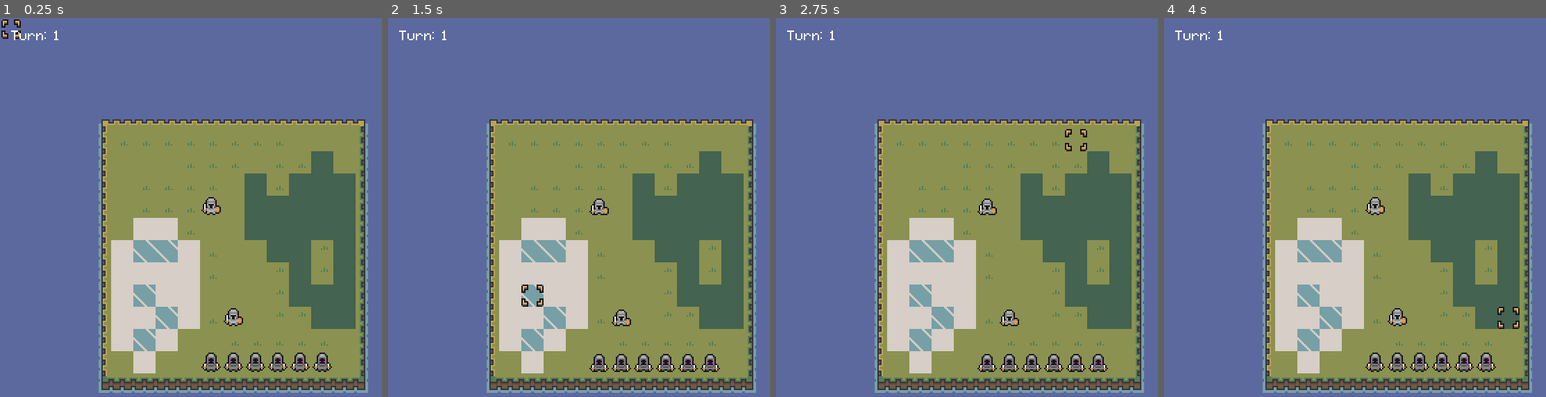
Above: before the commit, frames 1-4 (left to right).
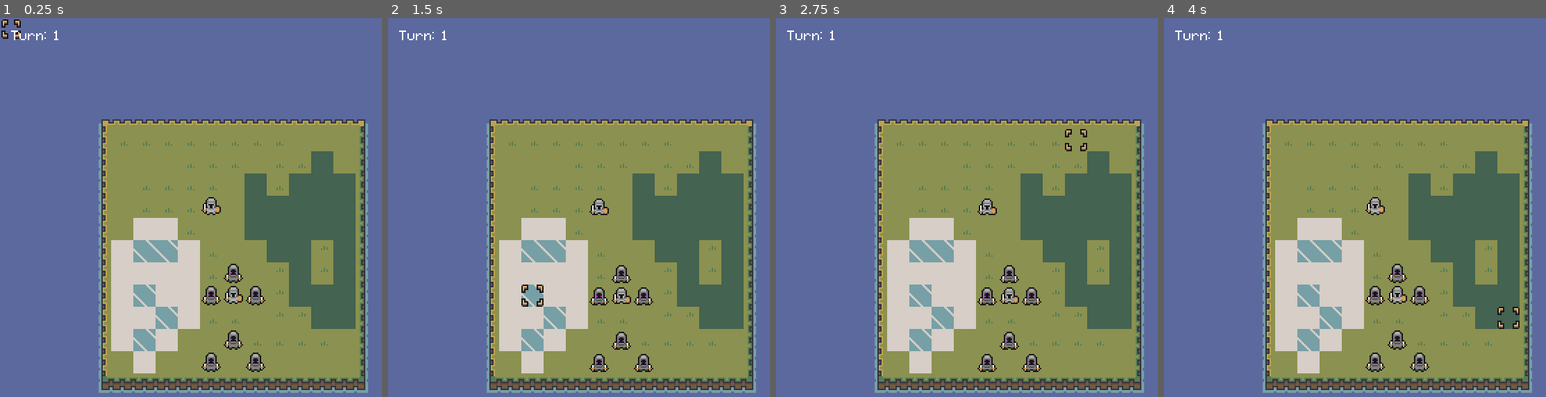
Above: after the commit, the same moments.

Repository: Dz373/Tactical-RPG
Game: Godot game, scene res://board.tscn
Two runs of this game, one before a commit and one after it. Both use one fixed random seed, a clock stepped at 60 frames per second and the inputs below.
Inputs (mouse positions are in pixels of both pictures, inside the frame that each line leads up to):
- Up to frame 1 (0.25 s): no input
- Up to frame 2 (1.5 s): tap Enter (ui_accept) at 0.5, 0.77 s; move the mouse to (708, 218) at 0.52 s; hold D (right) 0.53-1.28 s; hold 1 (cell) 0.53-1.28 s; move the mouse to (521, 260) at 1.27 s; hold Down (down) from 1.28 s (still down); tap 1 (cell) at 1.35 s
- Up to frame 3 (2.75 s): tap Enter (ui_accept) at 1.52 s; move the mouse to (1043, 143) at 2.02 s; release Down (down) at 2.03 s; press the mouse at (1043, 143) at 2.03 s; hold D (right) from 2.03 s (still down); tap 1 (cell) at 2.3 s
- Up to frame 4 (4 s): tap Enter (ui_accept) at 2.75, 3.02, 3.77 s; move the mouse to (1362, 328) at 2.77 s; release D (right) at 2.78 s; release the mouse at (1362, 328) at 2.78 s; hold Up (up) 2.78-3.53 s; tap 1 (cell) at 2.85 s; move the mouse to (1519, 306) at 3.52 s; hold A (left) from 3.53 s (still down); hold 1 (cell) from 3.53 s (still down)

The runs differ from the first frame. In frame 1, 1.7% of the frame differs, in the area x 52-87%, y 64-94%; in frame 2, 1.6%; in frame 3, 1.6%; in frame 4, 1.7%.

Commit message:
better targeting ai

Diff:
--- a/Board/Cursor.gd
+++ b/Board/Cursor.gd
@@ -1,4 +1,3 @@
-@tool
 class_name Cursor
 extends Node2D
 
--- a/Board/GameBoard.gd
+++ b/Board/GameBoard.gd
@@ -70,16 +70,16 @@
 			return false
 	return true
 
-var range_track:={}
+var move_cost:={}
 func get_walkable_cells(unit: Unit)->Array:
-	range_track.clear()
+	move_cost.clear()
 	var arr:=[]
 	walk_fill(unit.cell, unit.move_range, arr)
 	return arr
 func walk_fill(cell: Vector2, move_range: int, arr: Array):
 	if not cell in arr:
 		arr.append(cell)
-	range_track[cell]=move_range
+	move_cost[cell]=move_range
 	for dir in DIRECTIONS:
 		var coord = cell+dir
 		if not grid.is_within_bounds(coord) or is_occupied(coord):
@@ -87,45 +87,43 @@
 		var new_range = move_range-terrain.terrain_cost(coord)
 		if new_range < 0:
 			continue
-		if not range_track.has(coord):
+		if not move_cost.has(coord):
 			walk_fill(coord, new_range, arr)
-		elif new_range > range_track[coord]:
-			range_track[coord]=new_range
+		elif new_range > move_cost[coord]:
+			move_cost[coord]=new_range
 			walk_fill(coord, new_range, arr)
 
-var attackArr:=[]
-func get_attackable_cells(walk:Array)->Array:
-	attackArr.clear()
-	return attack_fill(walk)
-func attack_fill(walk: Array)->Array:
+
+func get_attackable_cells(walk: Array)->Array:
 	var min_range=active_unit.min_range
 	var max_range=active_unit.max_range
+	var attackArr=[]
 	for tile in walk:
-		var arr = tiles_in_range(tile, min_range, max_range)
+		var arr = tiles_in_range(tile, min_range, max_range, attackArr)
 		var tile_pos = grid.calculate_map_position(tile)
-		active_unit.raycast.global_position=tile_pos
 		for i in arr:
 			if wall_in_way(i, tile_pos):
 				continue
 			attackArr.append(i)
 	return attackArr
 
-func wall_in_way(attack_cell: Vector2, tile: Vector2)->bool:
+func wall_in_way(attack_cell: Vector2, current_cell: Vector2)->bool:
 	var ray = active_unit.raycast
-	var target_pos = grid.calculate_map_position(attack_cell)-tile
+	var target_pos = grid.calculate_map_position(attack_cell)-current_cell
+	ray.global_position=current_cell
 	ray.target_position=target_pos
 	ray.force_raycast_update()
 	return ray.is_colliding()
 
-func tiles_in_range(cell: Vector2, min_range: int, max_range: int)->Array:
-	var arr:=[]
+func tiles_in_range(cell: Vector2, min_range: int, max_range: int, attackArr:Array)->Array:
+	var atk_in_range:=[]
 	if min_range==max_range:
-		return attack_in_range(cell, min_range, arr)
+		return attack_in_range(cell, min_range, atk_in_range, attackArr)
 	for i in range(min_range, max_range+1):
-		arr = attack_in_range(cell, i, arr)
-	return arr
-
-func attack_in_range(cell: Vector2, attack_range:int, arr: Array)->Array:
+		atk_in_range = attack_in_range(cell, i, atk_in_range, attackArr)
+	return atk_in_range
+
+func attack_in_range(cell: Vector2, attack_range:int, atk_in_range:Array,attackArr:Array)->Array:
 	var coordinates:=[]
 	for x in range(attack_range):
 		coordinates = [Vector2(cell.x+x, cell.y+(attack_range-x)), Vector2(cell.x+x, cell.y-(attack_range-x)),
@@ -133,18 +131,18 @@
 		for cord in coordinates:
 			if not grid.is_within_bounds(cord):
 				continue
-			if cord==active_unit.cell or cord in attackArr or cord in arr:
-				continue
-			arr.append(cord)
+			if cord==active_unit.cell or cord in attackArr or cord in atk_in_range:
+				continue
+			atk_in_range.append(cord)
 
 	coordinates = [Vector2(cell.x+attack_range, cell.y), Vector2(cell.x-attack_range, cell.y)]
 	for cord in coordinates:
 		if not grid.is_within_bounds(cord):
 			continue
-		if cord==active_unit.cell or cord in attackArr or cord in arr:
-			continue
-		arr.append(cord)
-	return arr
+		if cord==active_unit.cell or cord in attackArr or cord in atk_in_range:
+			continue
+		atk_in_range.append(cord)
+	return atk_in_range
 
 ## Returns `true` if the cell is occupied by a unit.
 func is_occupied(cell: Vector2) -> bool:
@@ -172,9 +170,8 @@
 
 signal unit_attack(unit)
 func active_unit_action():
-	#start action phase
 	clear_overlay()
-	attack_cells=attack_fill([active_unit.cell])
+	attack_cells=get_attackable_cells([active_unit.cell])
 	unit_overlay.draw_attack_range(attack_cells)
 	action_phase=true
 	while action_phase:
@@ -296,69 +293,72 @@
 		active_unit=unit
 		var mv_range=get_walkable_cells(unit)
 		var atk_range=get_attackable_cells(mv_range)
-
 		unit_path.initialize(mv_range, 2)
+		get_targets_in_range(mv_range)
 		var target=find_target_unit(unit, atk_range)
 
 		unit_path.astar.set_point_solid(target.cell, false)
-		var move_point = find_move_point(target.cell, mv_range,atk_range)
+		var move_point = find_move_point(target, mv_range)
 		unit_path.astar.set_point_solid(target.cell)
-
+		units.erase(active_unit.cell)
+		units[move_point] = active_unit
 		active_unit.walk_along(unit_path.calculate_point_path(unit.cell,move_point))
 		await active_unit.walk_finished
 
-		units.erase(active_unit.cell)
-		units[move_point] = active_unit
-
 		unit_path.stop()
 		active_unit=null
 
-func find_target_unit(current_unit:Unit, unit_range:Array)->Unit:
+func find_target_unit(current_unit:Unit, atk_range:Array)->Unit:
+	var closest_unit = get_closest_unit(current_unit)
+	if closest_unit.cell in atk_range:
+		for unit in targets_in_range:
+			if not closest_unit in targets_in_range:
+				closest_unit=unit
+				continue
+			if calc_damage(closest_unit, active_unit) < calc_damage(unit, active_unit):
+				closest_unit=unit
+	return closest_unit
+
+func find_move_point(target:Unit, mv_range:Array)->Vector2:
+	var move_point = active_unit.cell
+	var cost = unit_path.calculate_path_cost(active_unit.cell,target.cell)
+	for tile in mv_range:
+		if units.has(tile):
+			continue
+		var point_cost=unit_path.calculate_path_cost(tile,target.cell)
+		if point_cost<cost:
+			cost=point_cost
+			move_point=tile
+	return move_point
+
+var targets_in_range:=[]
+func get_targets_in_range(mv_range:Array):
+	targets_in_range.clear()
+	for unit in player_units:
+		var atk_arr=get_attack_tiles(unit, mv_range)
+		for tile in atk_arr:
+			if tile in mv_range:
+				targets_in_range.append(unit)
+				break
+
+func get_attack_tiles(target:Unit, mv_range:Array)->Array:
+	var arr=[]
+	for tile in mv_range:
+		if units.has(tile) and not active_unit.cell==tile:
+			continue
+		var atk=get_attackable_cells([tile])
+		for atk_tile in atk:
+			if target.cell == atk_tile:
+				arr.append(tile)
+				break
+	return arr
+
+func get_closest_unit(current:Unit)->Unit:
 	var closest_unit = player_units[0]
-	var close_dis = unit_path.calculate_path_cost(closest_unit.cell, current_unit.cell)
-	var close_arr = []
+	var close_dis = unit_path.calculate_path_cost(closest_unit.cell, current.cell)
 	for unit in player_units:
-		var distance=unit_path.calculate_path_cost(unit.cell, current_unit.cell)
+		var distance=unit_path.calculate_path_cost(unit.cell, current.cell)
 		if  distance < close_dis:
 			closest_unit=unit
 			close_dis=distance
-		if unit.cell in unit_range:
-			close_arr.append(unit)
-	for unit in close_arr:
-		if calc_damage(closest_unit, active_unit) < calc_damage(unit, active_unit):
-			closest_unit=unit
 	return closest_unit
-
-func find_move_point(target:Vector2, mv_range:Array,atk_range:Array)->Vector2:
-	var move_point = active_unit.cell
-	var cost = unit_path.calculate_path_cost(active_unit.cell,target)
-	var atk_tiles=[]
-
-	if target in atk_range:
-		for tile in mv_range:
-			var atk=get_attackable_cells([tile])
-			if target in atk:
-				if not units.has(tile) or tile==active_unit.cell:
-					atk_tiles.append(tile)
-			if units.has(tile):
-				continue
-			var point_cost=unit_path.calculate_path_cost(tile,target)
-			if point_cost<cost:
-				cost=point_cost
-				move_point=tile
-		if atk_tiles.size()==0:
-			var old_target=units[target]
-			player_units.erase(units[target])
-			var new_target=find_target_unit(active_unit,mv_range)
-			player_units.append(old_target)
-			return find_move_point(new_target.cell,mv_range,atk_range)
-	else:
-		for tile in mv_range:
-			if units.has(tile):
-				continue
-			var point_cost=unit_path.calculate_path_cost(tile,target)
-			if point_cost<cost:
-				cost=point_cost
-				move_point=tile
-
-	return move_point
--- a/Units/Enemy_unit.tscn
+++ b/Units/Enemy_unit.tscn
@@ -1,13 +1,11 @@
-[gd_scene load_steps=5 format=3 uid="uid://dq0ulft7ykws0"]
+[gd_scene load_steps=4 format=3 uid="uid://dq0ulft7ykws0"]
 
 [ext_resource type="PackedScene" uid="uid://ctdtnl32pqeat" path="res://Units/BaseUnit.tscn" id="1_axd6u"]
-[ext_resource type="Resource" uid="uid://benhuddmfpx7k" path="res://Units/Stats/Stat.tres" id="2_ikw4a"]
 [ext_resource type="Resource" uid="uid://drd011e1sjlsg" path="res://Units/Class_types/Class_type.tres" id="3_sktyp"]
 [ext_resource type="Texture2D" uid="uid://cdyvjmu7ib1e4" path="res://Sprites/MiniWorldSprites/Characters/Soldiers/Melee/AssasinTemplate.png" id="4_ur13g"]
 
 [node name="Unit" instance=ExtResource("1_axd6u")]
 team = 2
-stats = ExtResource("2_ikw4a")
 class_type = ExtResource("3_sktyp")
 
 [node name="Sprite2D" parent="PathFollow2D" index="0"]
--- a/Units/Unit.gd
+++ b/Units/Unit.gd
@@ -1,4 +1,3 @@
-@tool
 class_name Unit
 extends Path2D
 
@@ -14,7 +13,7 @@
 @export var max_range:= 1
 @export var team := 1
 
-@export var stats: Resource
+#@export var stats: Resource
 @export var class_type: Resource
 
 @onready var animation_player: AnimationPlayer = $AnimationPlayer
@@ -39,7 +38,7 @@
 		if value:
 			print(str(name)+" end turn")
 
-var hp:
+@export var hp:=5:
 	set(value):
 		if value <= 0:
 			print(str(name) + " defeated")
@@ -50,23 +49,23 @@
 				get_parent().enemy_units.erase(self)
 			queue_free()
 		hp = value
-var atk
-var def
+@export var atk:=5
+@export var def:=3
 
 func _ready() -> void:
 	set_process(false)
 	_path_follow.rotates=false
 	cell = grid.calculate_grid_coordinates(position)
 	position = grid.calculate_map_position(cell)
-	set_stat()
+	#set_stat()
 	set_class()
 	if not Engine.is_editor_hint():
 		curve = Curve2D.new()
 
-func set_stat():
+'''func set_stat():
 	hp = stats.hp
 	atk = stats.attack
-	def = stats.defense
+	def = stats.defense'''
 
 func set_class():
 	pass
--- a/board.tscn
+++ b/board.tscn
@@ -10,13 +10,11 @@
 [ext_resource type="PackedScene" uid="uid://yhtd33jo11hi" path="res://Units/unit_overlay.tscn" id="9_75io2"]
 [ext_resource type="PackedScene" uid="uid://ci3xqjw7fs6q6" path="res://Menu/action_menu.tscn" id="9_xp7j3"]
 [ext_resource type="Texture2D" uid="uid://dp04qnya7k2vm" path="res://Sprites/MiniWorldSprites/Miscellaneous/Chests.png" id="10_rst45"]
-[ext_resource type="Resource" uid="uid://benhuddmfpx7k" path="res://Units/Stats/Stat.tres" id="11_sjm0f"]
 [ext_resource type="Script" path="res://Board/Terrain.gd" id="11_w33xh"]
 [ext_resource type="PackedScene" uid="uid://ctdtnl32pqeat" path="res://Units/BaseUnit.tscn" id="12_ddttq"]
 [ext_resource type="Resource" uid="uid://drd011e1sjlsg" path="res://Units/Class_types/Class_type.tres" id="12_g5gwo"]
 [ext_resource type="PackedScene" uid="uid://dq0ulft7ykws0" path="res://Units/Enemy_unit.tscn" id="13_u7hvr"]
 [ext_resource type="PackedScene" uid="uid://cqmdhxbchwu58" path="res://Board/cursor.tscn" id="13_wgu0w"]
-[ext_resource type="Resource" uid="uid://cc3o7bs41vwjp" path="res://Units/Stats/Enemy_Stat.tres" id="15_fbfwn"]
 
 [sub_resource type="TileSetAtlasSource" id="TileSetAtlasSource_y6kdr"]
 texture = ExtResource("3_j01aq")
@@ -852,54 +850,46 @@
 [node name="UnitPath" parent="GameBoard" instance=ExtResource("8_pv6xv")]
 
 [node name="Unit1" parent="GameBoard" instance=ExtResource("12_ddttq")]
-position = Vector2(168, 216)
+position = Vector2(152, 136)
+move_range = 8
+move_speed = 5
+class_type = ExtResource("12_g5gwo")
+
+[node name="Unit2" parent="GameBoard" instance=ExtResource("12_ddttq")]
+position = Vector2(168, 200)
 move_range = 5
 move_speed = 5
-stats = ExtResource("11_sjm0f")
 class_type = ExtResource("12_g5gwo")
 
-[node name="Unit2" parent="GameBoard" instance=ExtResource("12_ddttq")]
-position = Vector2(152, 136)
-move_range = 5
+[node name="Enemy1" parent="GameBoard" instance=ExtResource("13_u7hvr")]
+position = Vector2(168, 184)
+move_range = 4
 move_speed = 5
-stats = ExtResource("15_fbfwn")
-class_type = ExtResource("12_g5gwo")
-
-[node name="Enemy1" parent="GameBoard" instance=ExtResource("13_u7hvr")]
+
+[node name="Enemy2" parent="GameBoard" instance=ExtResource("13_u7hvr")]
+position = Vector2(152, 200)
+move_range = 4
+move_speed = 5
+
+[node name="Enemy3" parent="GameBoard" instance=ExtResource("13_u7hvr")]
+position = Vector2(184, 200)
+move_range = 4
+move_speed = 5
+
+[node name="Enemy4" parent="GameBoard" instance=ExtResource("13_u7hvr")]
+position = Vector2(168, 232)
+move_range = 4
+move_speed = 5
+
+[node name="Enemy5" parent="GameBoard" instance=ExtResource("13_u7hvr")]
 position = Vector2(152, 248)
 move_range = 4
 move_speed = 5
-stats = ExtResource("15_fbfwn")
-
-[node name="Enemy2" parent="GameBoard" instance=ExtResource("13_u7hvr")]
-position = Vector2(168, 248)
-move_range = 4
-move_speed = 5
-stats = ExtResource("15_fbfwn")
-
-[node name="Enemy3" parent="GameBoard" instance=ExtResource("13_u7hvr")]
+
+[node name="Enemy6" parent="GameBoard" instance=ExtResource("13_u7hvr")]
 position = Vector2(184, 248)
 move_range = 4
 move_speed = 5
-stats = ExtResource("15_fbfwn")
-
-[node name="Enemy4" parent="GameBoard" instance=ExtResource("13_u7hvr")]
-position = Vector2(200, 248)
-move_range = 4
-move_speed = 5
-stats = ExtResource("15_fbfwn")
-
-[node name="Enemy5" parent="GameBoard" instance=ExtResource("13_u7hvr")]
-position = Vector2(216, 248)
-move_range = 4
-move_speed = 5
-stats = ExtResource("15_fbfwn")
-
-[node name="Enemy6" parent="GameBoard" instance=ExtResource("13_u7hvr")]
-position = Vector2(232, 248)
-move_range = 4
-move_speed = 5
-stats = ExtResource("15_fbfwn")
 
 [node name="Cursor" parent="GameBoard" instance=ExtResource("13_wgu0w")]
 
Not shown: 1 places in board.tscn that only renumber resources
